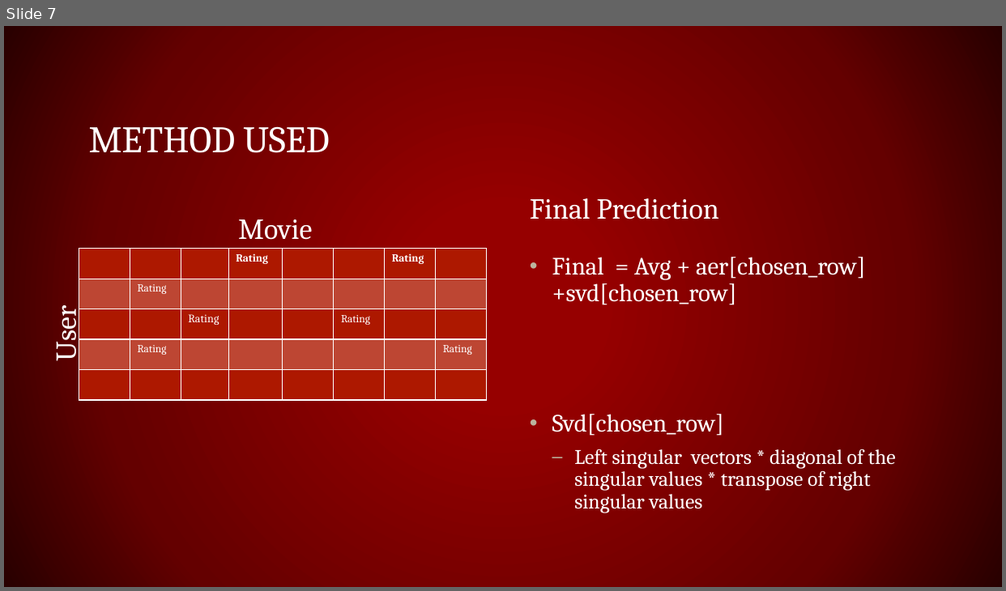
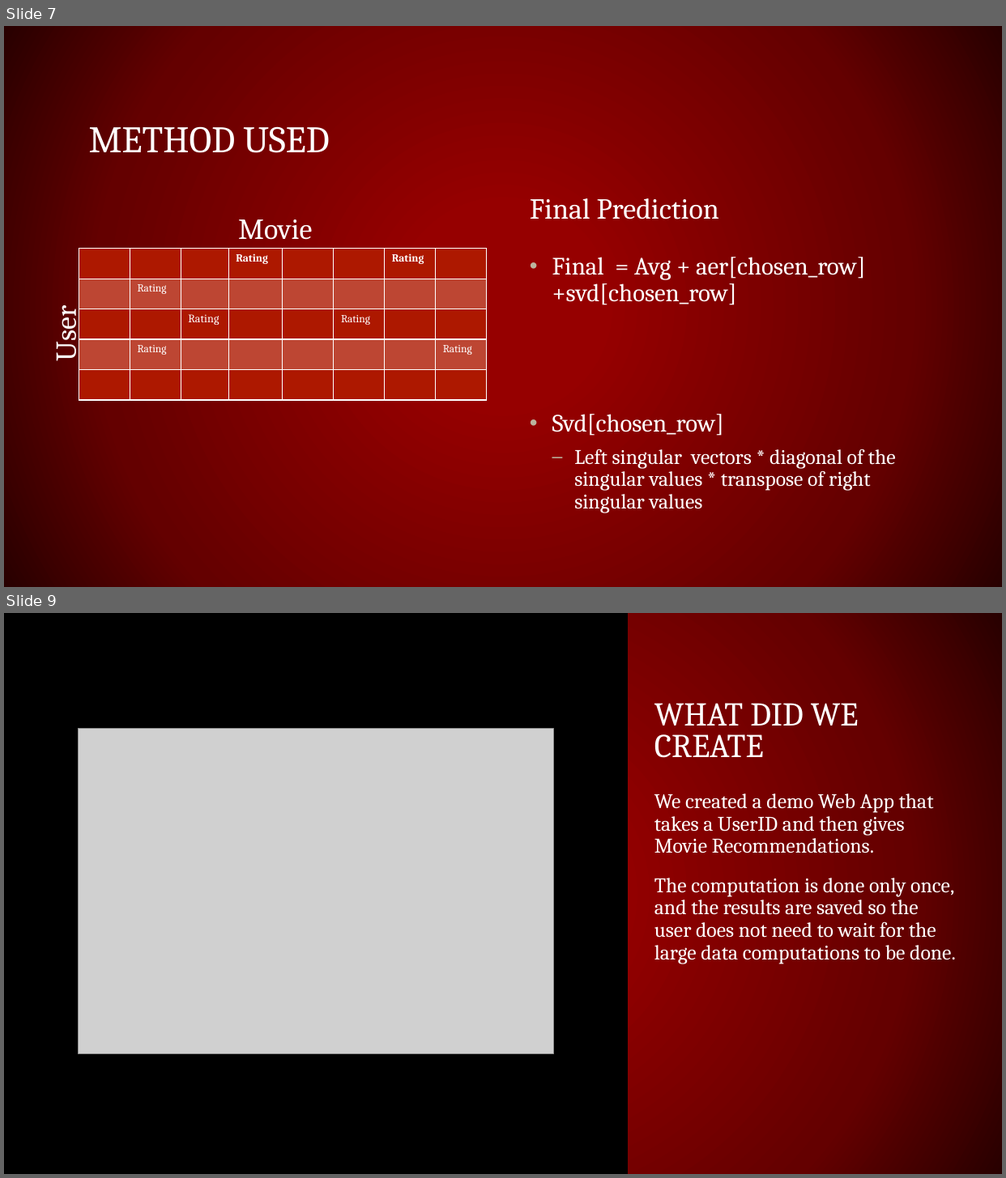
Before and after one commit to rwedoff/Recommendation-Systems-Project, a slide deck: Recommendation Systems.pptx. Shown one above the other, each under a label of ours: slide 7 before the commit, slides 7 and 9 after it; the slides between them are not shown. The pictures are 1006x591 and 1006x1178 pixels, drawn with LibreOffice and Linux fonts; fonts in the diff are those of the drawing; grey boxes stand for pictures. Boxes give left, top, right and bottom in pixels: in the first picture for what was removed or moved away, otherwise in the second. Text is boxed around its words. In the diff, an @@ line names an element or a change of style, - is before the commit and + after.

```diff
--- a/Recommendation Systems.pptx
+++ b/Recommendation Systems.pptx
@@ slide 9 added at <box>4,613,1002,1174</box>, background gradient #960000 to #650000 to #290000 @@
@@ rectangle added at <box>4,613,628,1174</box>, fill #000000 @@
@@ title added at <box>654,703,859,758</box>, 32 pt, text #FFFFFF @@
+WHAT DID WE CREATE
@@ picture added at <box>78,729,552,1054</box> @@
@@ text added at <box>654,794,956,964</box>, 20 pt, text #FFFFFF @@
+We created a demo Web App that takes a UserID and then gives Movie Recommendations.
+The computation is done only once, and the results are saved so the user does not need to wait for the large data computations to be done.
```
Also in this commit, not shown: 1 slide changed, 4 other slides added, 4 slides removed.
